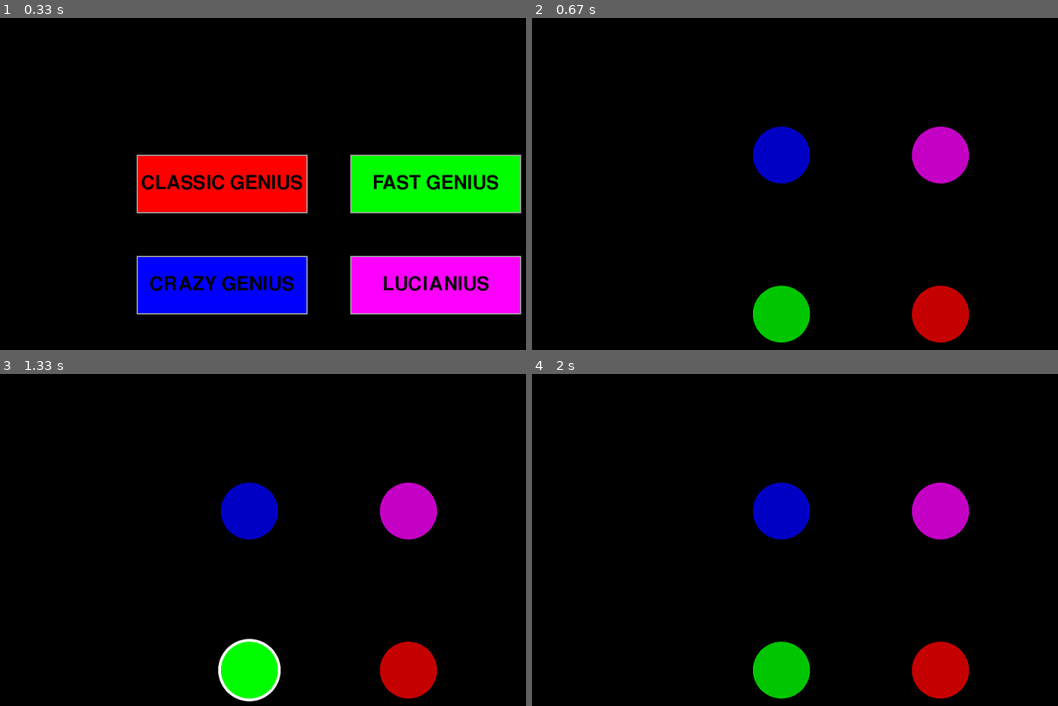
Above: before the commit, frames 1-4 (two rows, left to right).
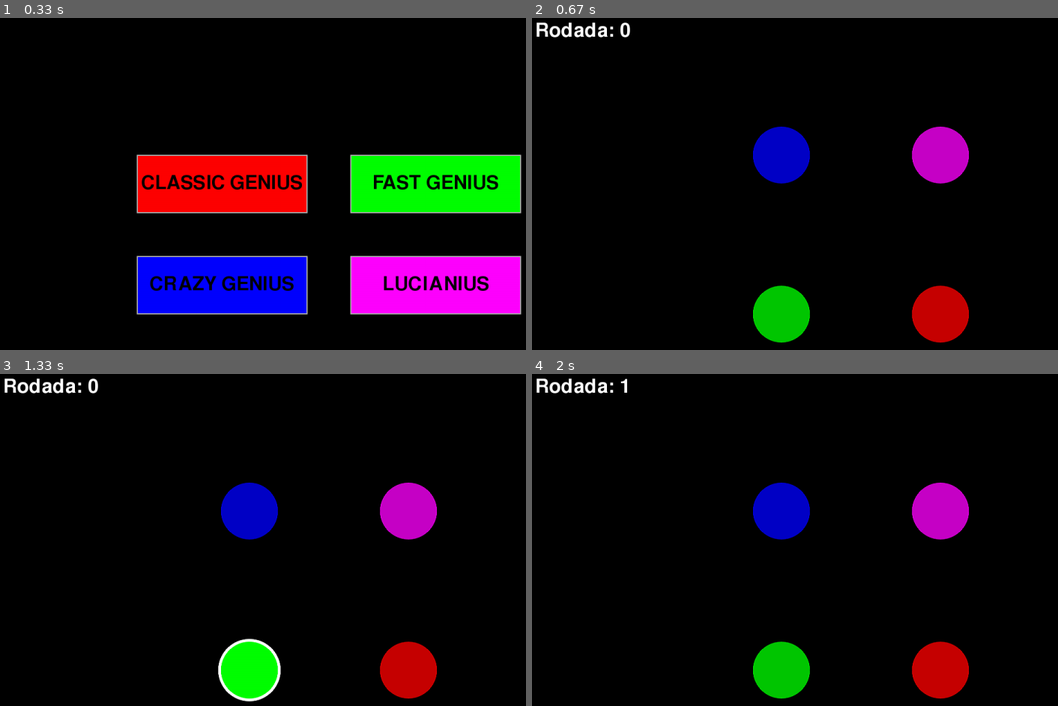
Above: after the commit, the same moments.

Repository: arieltl/genius-pygame
Game: pygame game, started from genius.py
The game is run twice, just before and just after one commit, with the same random seed, the same clock (stepped at 60 frames per second) and the same inputs.
Inputs (mouse positions are in pixels of both pictures, inside the frame that each line leads up to):
- Up to frame 1 (0.33 s): no input
- Up to frame 2 (0.67 s): click "CLASSIC GENIUS" at 0.38 s
- Up to frame 3 (1.33 s): no input
- Up to frame 4 (2 s): click (873, 440) at 1.72 s

Frame 1 is identical in both runs. In frame 2, 0.4% of the frame differs, in the area x 0-19%, y 1-6%; in frame 3, 0.4%; in frame 4, 0.4%.

Commit message:
Contador de rodadas adicionado

Diff:
--- a/main_game.py
+++ b/main_game.py
@@ -88,9 +88,13 @@
             circle.move_to((x, y))
 
     def draw_scene(self):
-            self.window.fill((0, 0, 0))
-            for circle in self.circles:
-                circle.draw(self.window)
+        self.window.fill((0, 0, 0))
+        for circle in self.circles:
+            circle.draw(self.window)
+        font = pygame.font.SysFont(None, 52)
+        text = pygame.font.Font.render(font, "Rodada: {}".format(len(self.sequence)), 1, (255, 255, 255))
+        self.window.blit(text, (20, 20))
+
 
 
 
